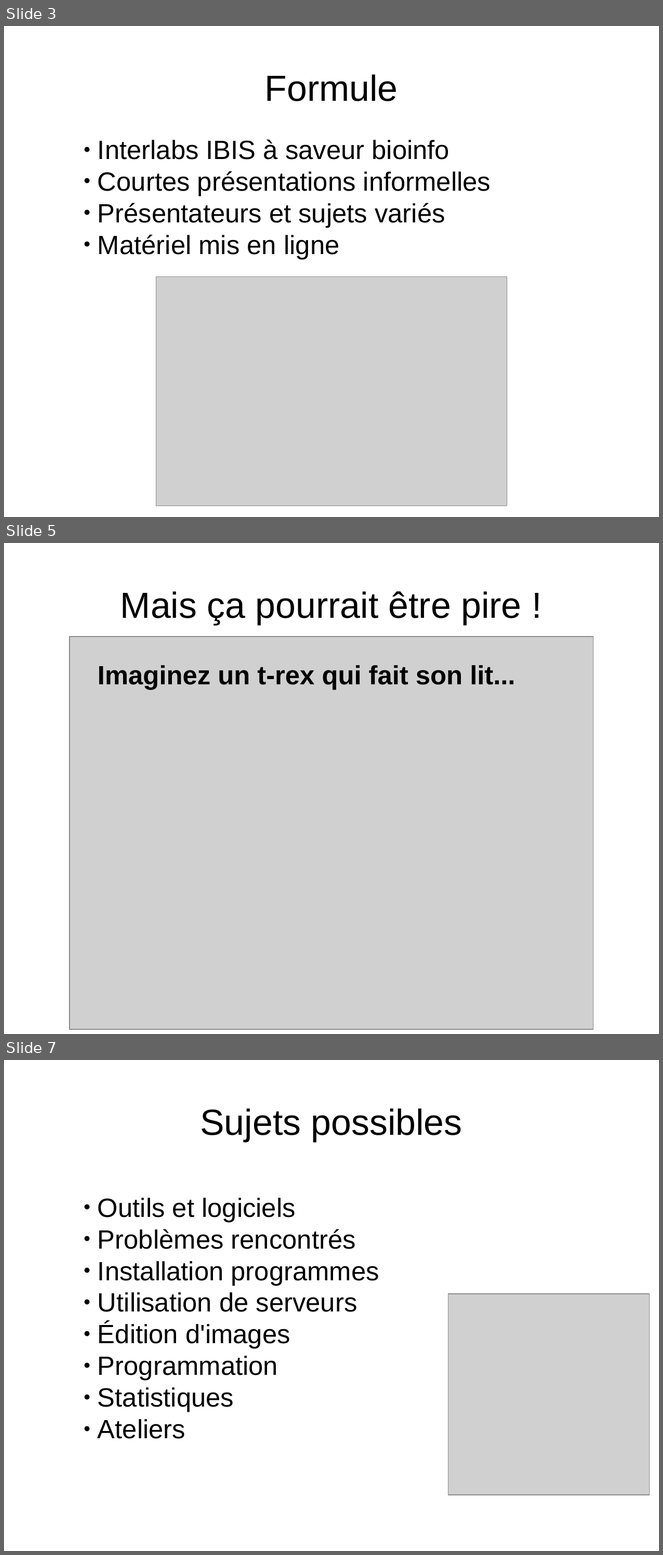
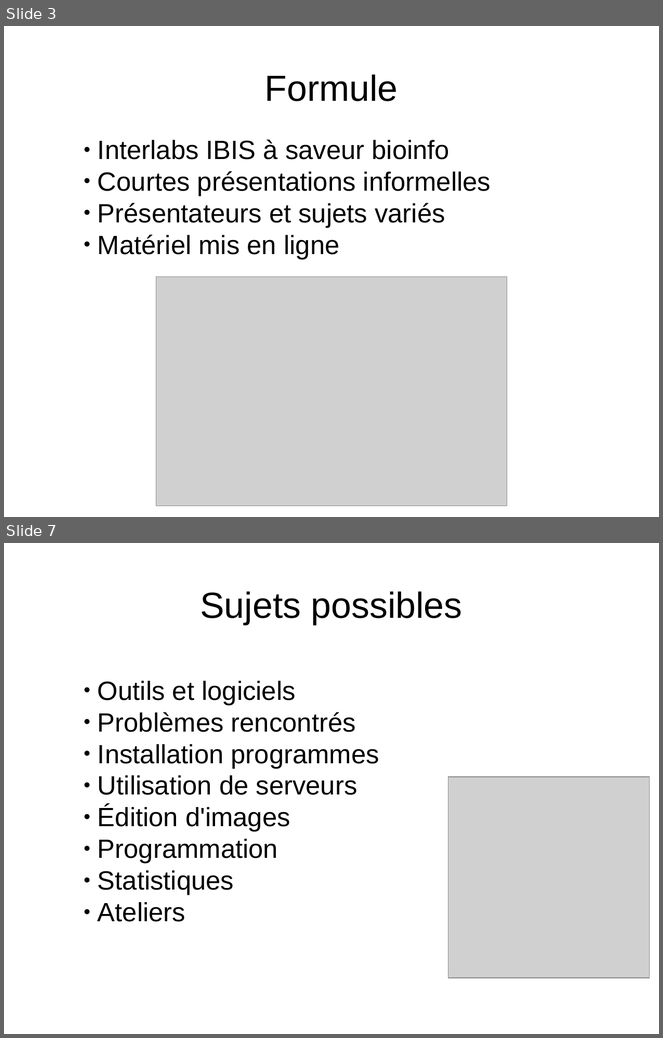
Before and after one commit to enormandeau/club_bioinfo_ibis, a slide deck: 01_presentations/01_presentation_club_interlab_ibis/presentation.odp. Shown one above the other, each under a label of ours: slides 3, 5 and 7 before the commit, slides 3 and 7 after it; the slides between them are not shown. The pictures are 663x1555 and 663x1038 pixels, drawn with LibreOffice and Linux fonts; fonts in the diff are those of the drawing; grey boxes stand for pictures; background and template pictures are left out. Boxes give left, top, right and bottom in pixels: in the first picture for what was removed or moved away, otherwise in the second. Text is boxed around its words. In the diff, an @@ line names an element or a change of style, - is before the commit and + after.

```diff
--- a/01_presentations/01_presentation_club_interlab_ibis/presentation.odp
+++ b/01_presentations/01_presentation_club_interlab_ibis/presentation.odp
@@ slide 5 removed at (x1=4, y1=543, x2=659, y2=1034), background #FFFFFF @@
@@ title removed at (x1=120, y1=591, x2=521, y2=625) @@
-Mais ça pourrait être pire !
@@ picture removed at (x1=70, y1=637, x2=594, y2=1029) @@
@@ subtitle removed at (x1=98, y1=665, x2=515, y2=690) @@
-Imaginez un t-rex qui fait son lit...
```
Also in this commit, not shown: 4 slides changed, 1 slide added, 1 other file.
